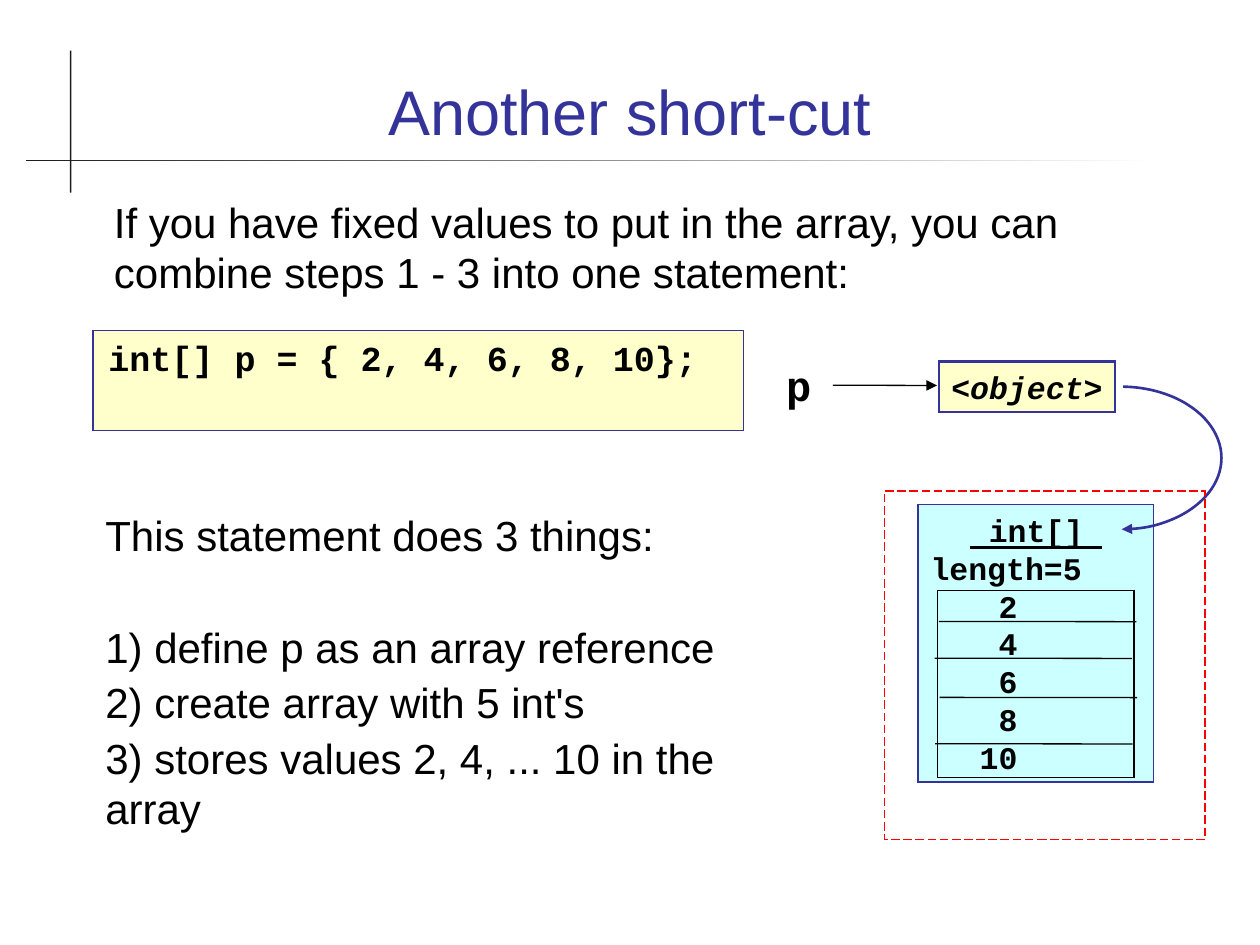
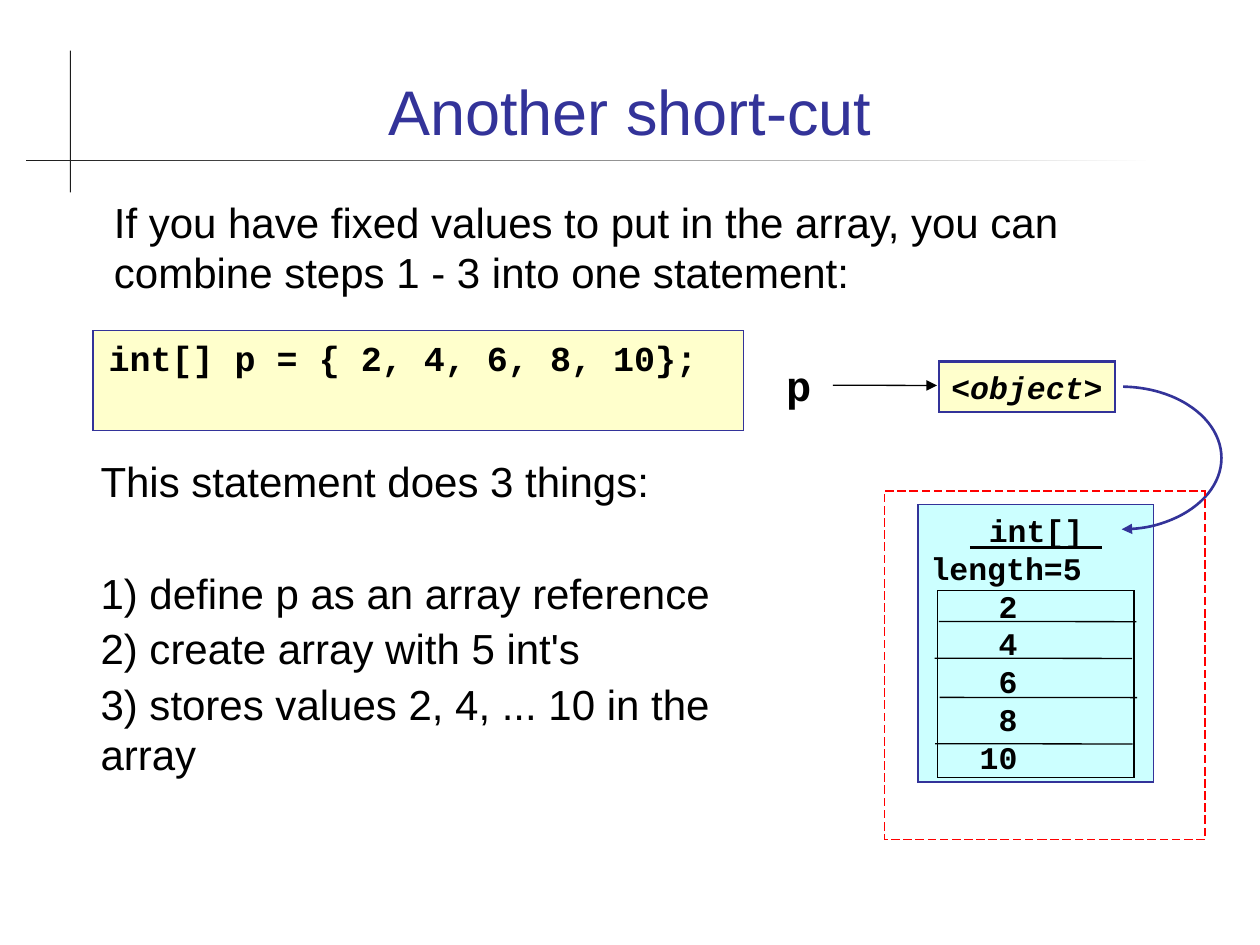
Before and after one commit to cpske/programming1, a slide deck: slide 11 of java-basics/17-Arrays.ppt. Drawn at 1260x945 pixels with LibreOffice and Linux fonts; fonts in the diff are those of the drawing. Boxes give left, top, right and bottom in pixels: in the first picture for what was removed or moved away, otherwise in the second. Text is boxed around its words. In the diff, an @@ line names an element or a change of style, - is before the commit and + after.

```diff
--- a/java-basics/17-Arrays.ppt
+++ b/java-basics/17-Arrays.ppt
@@ text "This statement does 3 things:": place and size @@
-text "This statement does 3 things:" at (105, 520, 714, 833)
+text "This statement does 3 things:" at (101, 466, 709, 779)
```
Also in this commit, not shown: 3 other slides changed, 2 other files.
